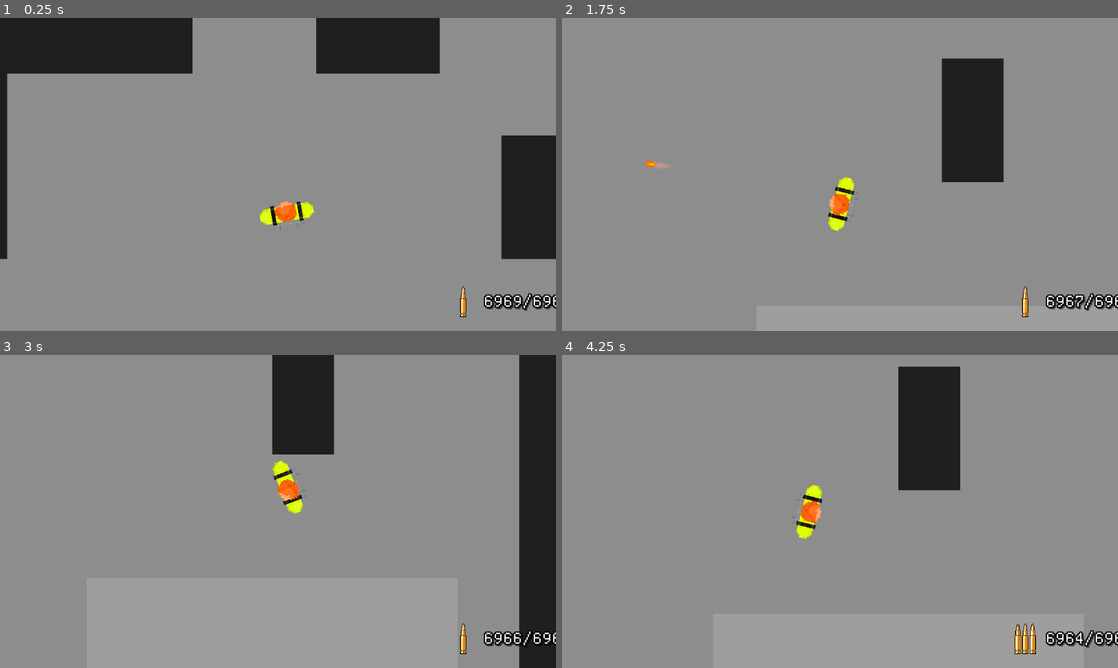
Above: before the commit, frames 1-4 (two rows, left to right).
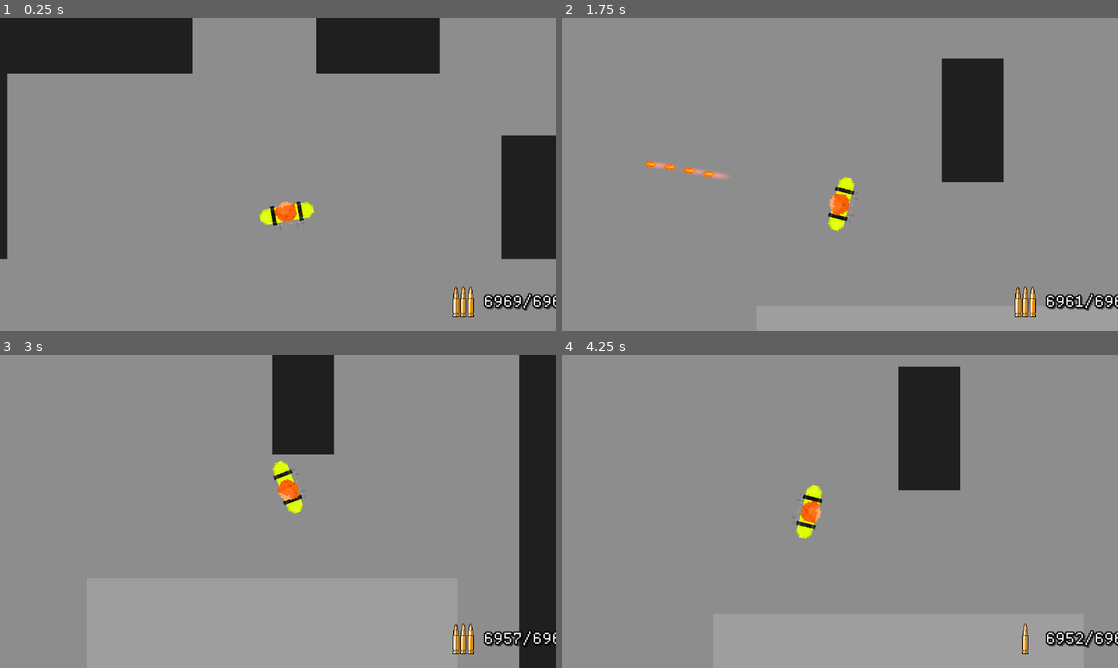
Above: after the commit, the same moments.

Repository: sirbiscuit87/Shoot
Game: Godot game, scene res://main.tscn
Two runs of this game, one before a commit and one after it. Both use one fixed random seed, a clock stepped at 60 frames per second and the inputs below.
Inputs (mouse positions are in pixels of both pictures, inside the frame that each line leads up to):
- Up to frame 1 (0.25 s): no input
- Up to frame 2 (1.75 s): move the mouse to (962, 158) at 0.52 s; hold D (move_right) 0.53-1.28 s; click (962, 158) at 0.6 s; move the mouse to (728, 190) at 1.27 s; hold S (move_down) from 1.28 s (still down); right-click (728, 190) at 1.35 s; click (728, 190) at 1.55 s
- Up to frame 3 (3 s): move the mouse to (333, 442) at 2.02 s; release S (move_down) at 2.03 s; hold D (move_right) 2.03-2.78 s; click (333, 442) at 2.1 s; move the mouse to (250, 574) at 2.77 s; hold W (move_up) from 2.78 s (still down); tap Shift (sprint) at 2.85 s
- Up to frame 4 (4.25 s): click (812, 574) at 3.05 s; move the mouse to (1006, 558) at 3.52 s; release W (move_up) at 3.53 s; hold A (move_left) from 3.53 s (still down); tap B (switch_fire_mode) at 3.6 s; click (1006, 558) at 3.8 s; tap R (reload) at 4.15 s

The runs differ from the first frame. In frame 1, 0.2% of the frame differs, in the area x 81-86%, y 85-96%; in frame 2, 0.5%, in the area x 17-95%, y 46-96%; in frame 3, 0.3%; in frame 4, 0.3%.
Error in both runs: Invalid operands 'float' and 'Nil' in operator '-'. (res://Scenes/camera.gd:28)

Commit message:
changed imports to class names + updated to 4.4

Diff:
--- a/shoot/Scenes/test_map.tscn
+++ b/shoot/Scenes/test_map.tscn
@@ -11,7 +11,7 @@
 0:0/0 = 0
 1:0/0 = 0
 2:0/0 = 0
-2:0/0/occlusion_layer_0/polygon = SubResource("OccluderPolygon2D_5k107")
+2:0/0/occlusion_layer_0/polygon_0/polygon = SubResource("OccluderPolygon2D_5k107")
 2:0/0/physics_layer_0/polygon_0/points = PackedVector2Array(-32, -32, 32, -32, 32, 32, -32, 32)
 0:1/0 = 0
 1:1/0 = 0
--- a/shoot/Scripts/Gun/Bullets/large_bullet.gd
+++ b/shoot/Scripts/Gun/Bullets/large_bullet.gd
@@ -1,4 +1,4 @@
-extends "res://Scripts/Gun/Base/bullet.gd"
+extends Bullet
 
 static func _static_init() -> void:
 	scene = preload("res://Scenes/Projectiles/large_bullet.tscn")
--- a/shoot/Scripts/Gun/Bullets/small_bullet.gd
+++ b/shoot/Scripts/Gun/Bullets/small_bullet.gd
@@ -1,4 +1,4 @@
-extends "res://Scripts/Gun/Base/bullet.gd"
+extends Bullet
 
 static func _static_init() -> void:
 	scene = preload("res://Scenes/Projectiles/small_bullet.tscn")
--- a/shoot/Scripts/Gun/Guns/shit_gun.gd
+++ b/shoot/Scripts/Gun/Guns/shit_gun.gd
@@ -1,25 +1,25 @@
-extends "res://Scripts/Gun/Base/gun.gd"
+extends Gun
 var LargeBullet = preload("res://Scripts/Gun/Bullets/large_bullet.gd")
 
 # attributes for our gun will go here
 func _init() -> void:
-    var _firing_mode_count = 2
-    var _bullet_type = LargeBullet.new()
-    var _caliber = Caliber.RIFLE
-    var _fire_mode= FiringMode.SINGLE
-    var _ammo = 6969
-    var _max_ammo = 6969
-    var _fire_rate = 600 # RPM
-    var _fire_delay = 0.1 # Delay between shots in seconds
-    var _reload_time = 2 # In seconds
-    super(
-        _firing_mode_count,
-        _bullet_type,
-        _caliber,
-        _fire_mode,
-        _ammo,
-        _max_ammo,
-        _fire_rate,
-        _fire_delay,
-        _reload_time
-    )
+	var _firing_mode_count = 2
+	var _bullet_type = LargeBullet.new()
+	var _caliber = Caliber.RIFLE
+	var _fire_mode= FiringMode.AUTO
+	var _ammo = 6969
+	var _max_ammo = 6969
+	var _fire_rate = 600 # RPM
+	var _fire_delay = 0.01 # Delay between shots in seconds
+	var _reload_time = 2 # In seconds
+	super(
+		_firing_mode_count,
+		_bullet_type,
+		_caliber,
+		_fire_mode,
+		_ammo,
+		_max_ammo,
+		_fire_rate,
+		_fire_delay,
+		_reload_time
+	)
--- a/shoot/project.godot
+++ b/shoot/project.godot
@@ -12,7 +12,7 @@
 
 config/name="Shoot"
 run/main_scene="res://main.tscn"
-config/features=PackedStringArray("4.3", "Forward Plus")
+config/features=PackedStringArray("4.4", "Forward Plus")
 config/icon="res://icon.svg"
 
 [display]
Not shown, changed: shoot/Art/Fonts/MedodicaRegular.otf.import
Not shown: 1 places in shoot/Scenes/Projectiles/large_bullet.tscn that only renumber resources
Not shown: 1 places in shoot/Scenes/Projectiles/small_bullet.tscn that only renumber resources
Not shown, added: shoot/Scenes/camera.gd.uid
Not shown, added: shoot/Scripts/Base Classes/Interactable.gd.uid
Not shown, added: shoot/Scripts/DebugScripts/fps.gd.uid
Not shown, added: shoot/Scripts/DebugScripts/main.gd.uid
Not shown, added: shoot/Scripts/DebugScripts/pause_menu.gd.uid
Not shown, added: shoot/Scripts/DebugScripts/quit.gd.uid
Not shown, added: shoot/Scripts/Gun/Base/bullet.gd.uid
Not shown, added: shoot/Scripts/Gun/Base/gun.gd.uid
Not shown, added: shoot/Scripts/Gun/Bullets/large_bullet.gd.uid
(and 7 more such lines)
